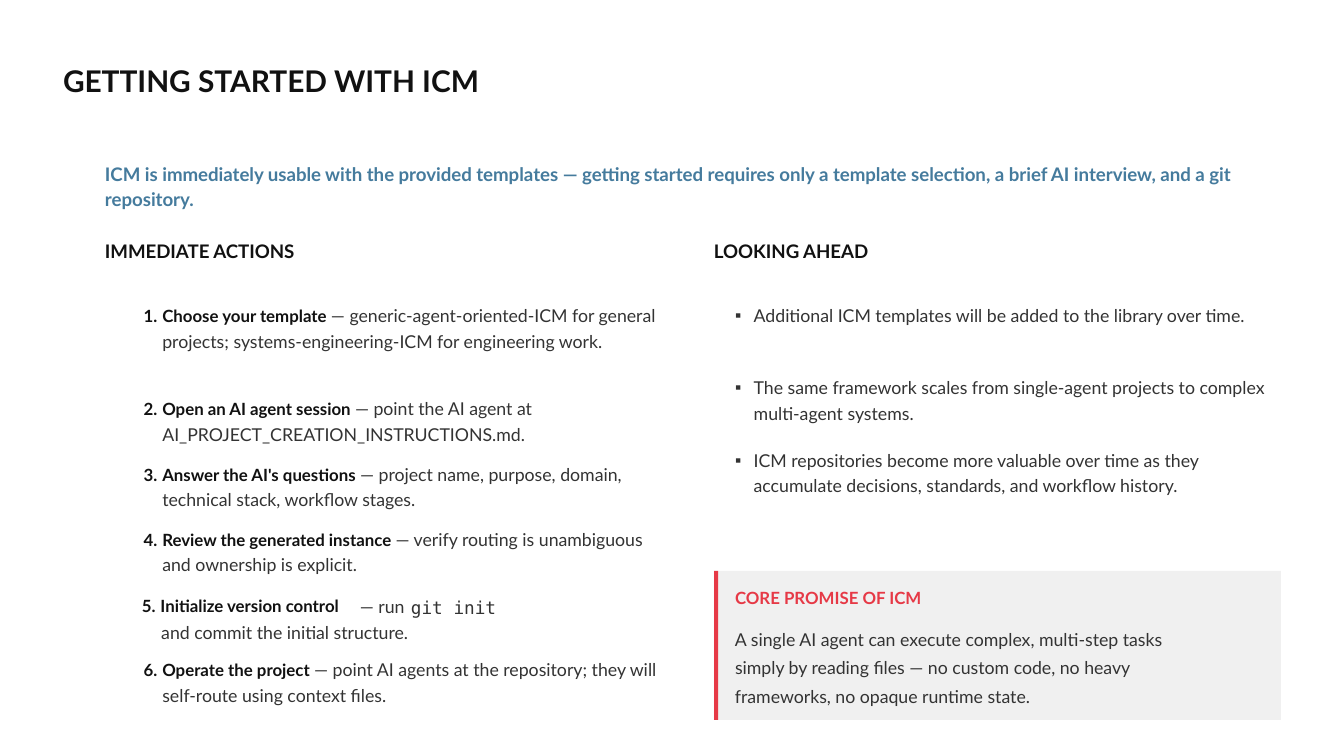
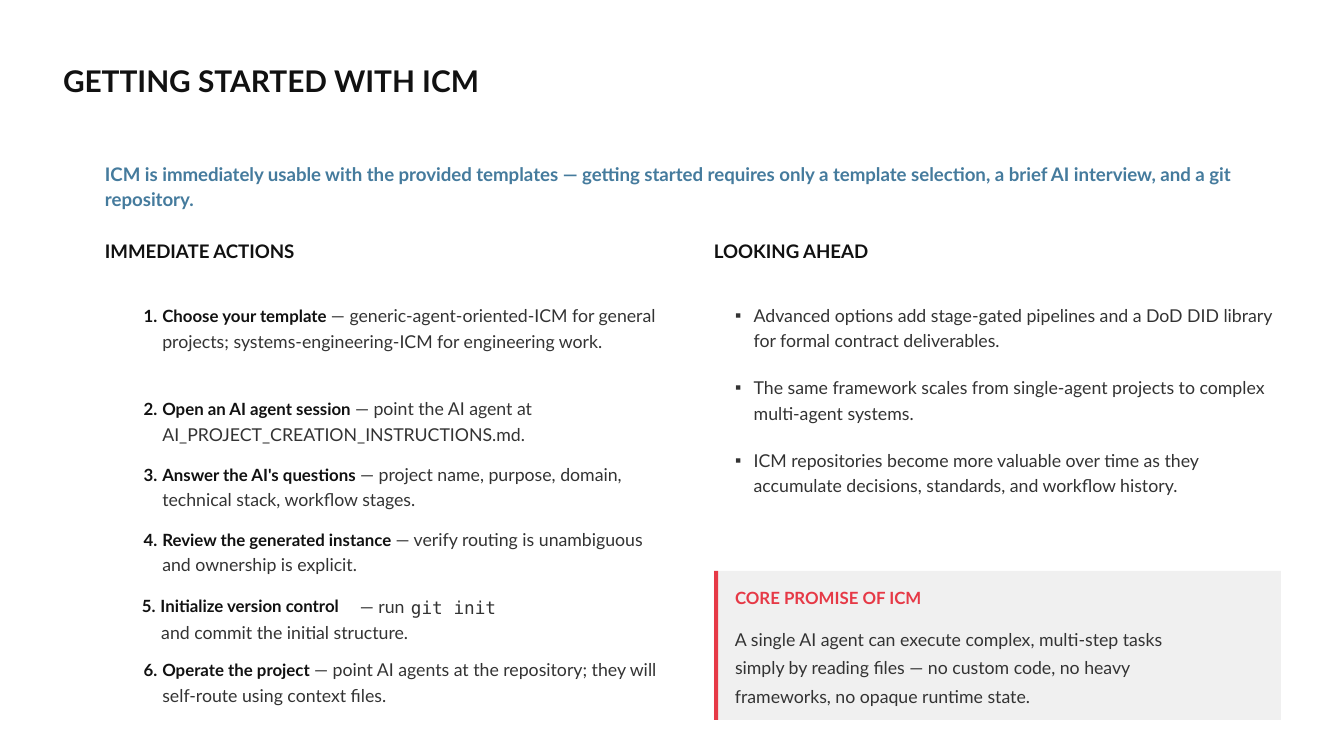
Before and after one commit to NathanForster/ICM, a slide deck: slide 13 of Interpretable_Context_Methodology_(ICM).pptx. Drawn at 1344x756 pixels with LibreOffice and Linux fonts; fonts in the diff are those of the drawing; background and template pictures are left out. Boxes give left, top, right and bottom in pixels: in the first picture for what was removed or moved away, otherwise in the second. Text is boxed around its words. In the diff, an @@ line names an element or a change of style, - is before the commit and + after.

```diff
--- a/Interpretable_Context_Methodology_(ICM).pptx
+++ b/Interpretable_Context_Methodology_(ICM).pptx
@@ text at [754, 309, 1273, 347]: text changed @@
-▪ Additional ICM templates will be added to the library over time.
+▪ Advanced options add stage-gated pipelines and a DoD DID library for formal contract deliverables.
```
Also in this commit, not shown: 2 other slides changed, 1 other file.
